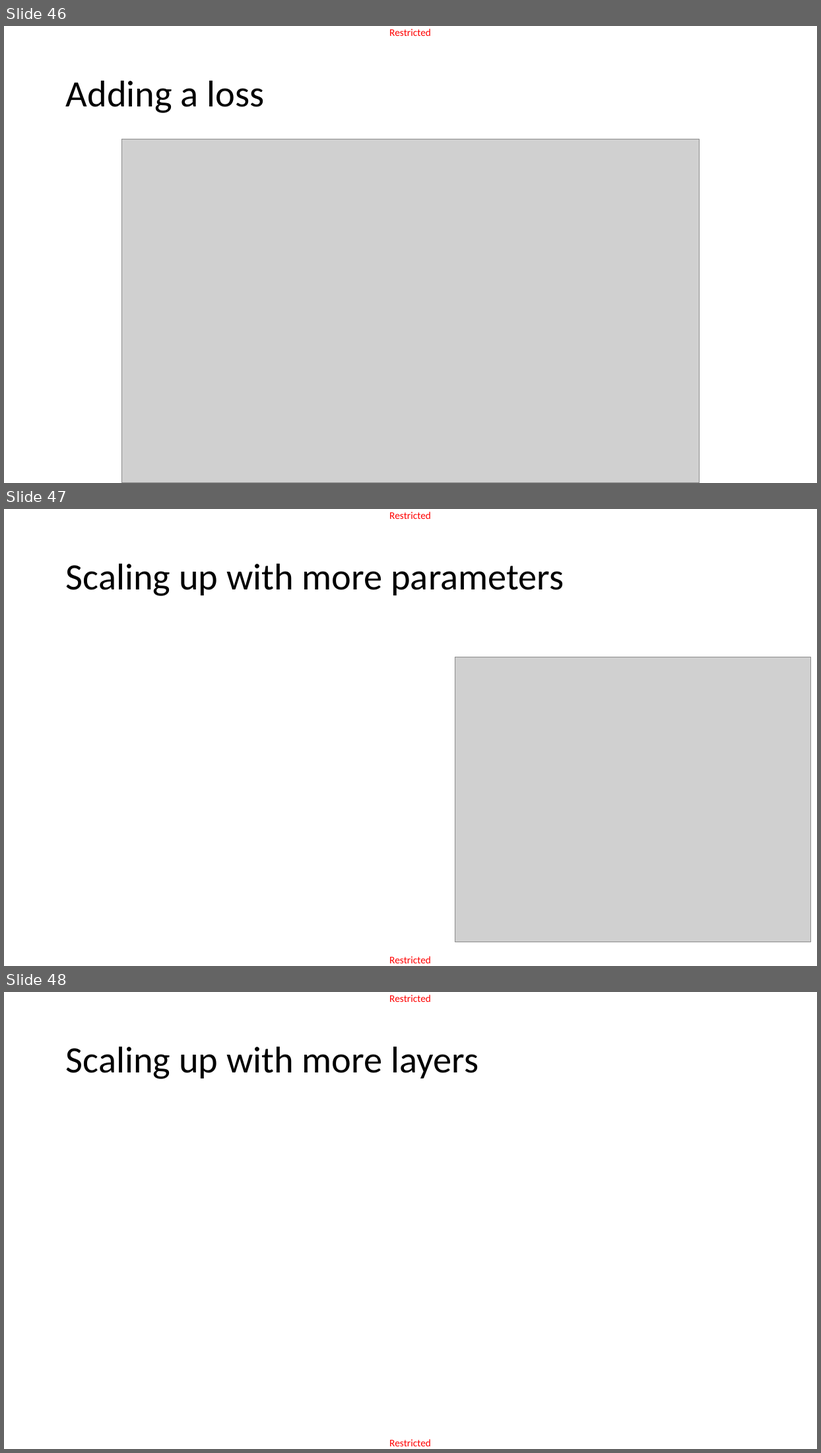
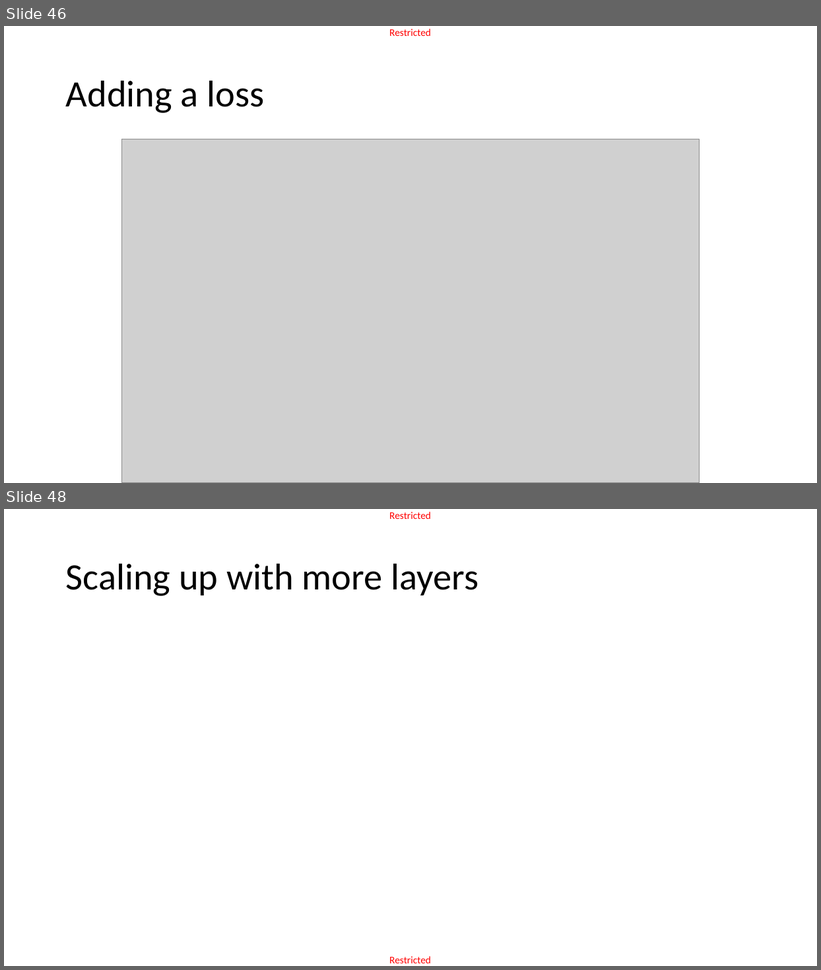
Before and after one commit to matthieudemari/SUTD_DL_50_039, a slide deck: W1/3. W1S3 final/W1S3.pptx. Shown one above the other, each under a label of ours: slides 46, 47 and 48 before the commit, slides 46 and 48 after it; the slides between them are not shown. The pictures are 821x1453 and 821x970 pixels, drawn with LibreOffice and Linux fonts; fonts in the diff are those of the drawing; grey boxes stand for pictures. Boxes give left, top, right and bottom in pixels: in the first picture for what was removed or moved away, otherwise in the second. Text is boxed around its words. In the diff, an @@ line names an element or a change of style, - is before the commit and + after.

```diff
--- a/W1/3. W1S3 final/W1S3.pptx
+++ b/W1/3. W1S3 final/W1S3.pptx
@@ slide 47 removed at bbox=[4, 509, 817, 966], background #FFFFFF; not listed: 2 template elements that a slide beside it also shows @@
@@ title removed at bbox=[66, 563, 564, 596] @@
-Scaling up with more parameters
@@ picture removed at bbox=[455, 657, 812, 942] @@
```
Also in this commit, not shown: 3 slides changed, 2 slides added, 1 other file.
